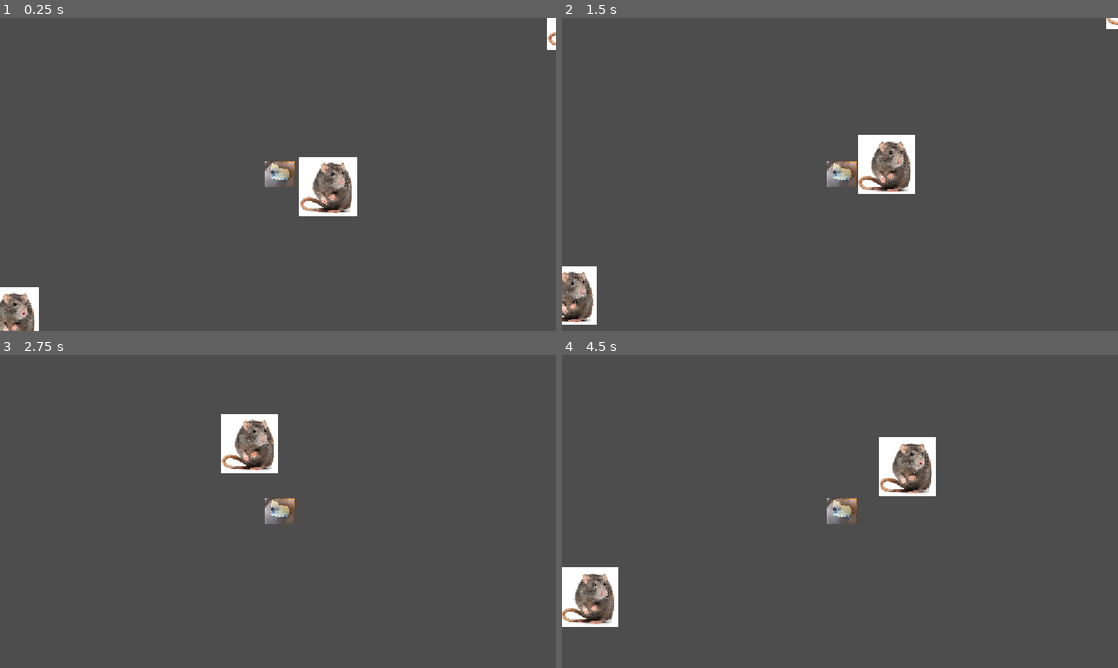
Above: before the commit, frames 1-4 (two rows, left to right).
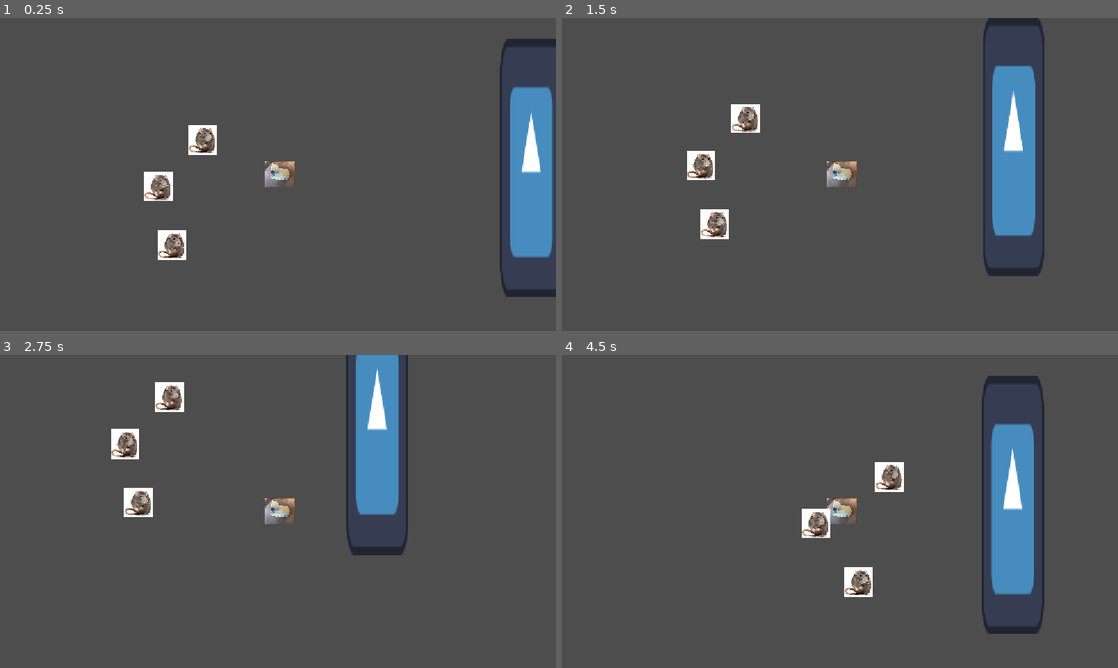
Above: after the commit, the same moments.

Repository: HargreavesJ04/TheBigCheese
Game: Godot game, scene res://Scenes/node_2d.tscn
The game is run twice, just before and just after one commit, with the same random seed, the same clock (stepped at 60 frames per second) and the same inputs. The engine's default icon, where the game draws it, is replaced by a stand-in: a white triangle on a blue panel in a dark square.
Inputs:
- Up to frame 1 (0.25 s): no input
- Up to frame 2 (1.5 s): hold Right (ui_right) 0.53-1.28 s; hold Down (ui_down) from 1.28 s (still down)
- Up to frame 3 (2.75 s): release Down (ui_down) at 2.03 s; hold Right (ui_right) from 2.03 s (still down)
- Up to frame 4 (4.5 s): release Right (ui_right) at 2.78 s; hold Up (ui_up) 2.78-3.53 s; hold Left (ui_left) from 3.53 s (still down)

The runs differ from the first frame. In frame 1, 9.1% of the frame differs, in the area x 0-100%, y 0-100%; in frame 2, 9.4%; in frame 3, 7.8%; in frame 4, 9.9%, in the area x 0-87%, y 6-90%.

Commit message:
rat stuff

Diff:
--- a/the-big-cheese/Scenes/RatFlockingJH.gd
+++ b/the-big-cheese/Scenes/RatFlockingJH.gd
@@ -5,15 +5,22 @@
 var VolX: float
 var VolY: float
 
+var speed = 500;
+var direction = Vector2.RIGHT
+var moveRight = true
 
-@onready var boids: Array = get_tree().get_nodes_in_group("Boids")
+
+@onready var boids: Array = get_tree().get_nodes_in_group("Boids") #
 @onready var cheese = "../Player"
+@onready var RatBody = $CharacterBody2D
 
 func _ready() -> void:
-
+	pass
 	for boid in boids:
 		if boid != self:
 			print(boid.global_position)
+
+
 
 func separation() -> void:
 	pass
@@ -26,4 +33,12 @@
 
 func _process(delta: float) -> void:
 
-	pass
+	if moveRight == true:
+		position += direction * speed * delta
+	if moveRight == false:
+		position -= direction * speed * delta
+
+func _on_area_2d_body_entered(body: Node2D) -> void:
+	if body.is_in_group("Walls"):
+		moveRight = false
+		print("rat hit")
--- a/the-big-cheese/Scenes/node_2d.tscn
+++ b/the-big-cheese/Scenes/node_2d.tscn
@@ -2,17 +2,27 @@
 
 [ext_resource type="PackedScene" uid="uid://drn125ufkejw2" path="res://Scenes/player.tscn" id="1_j2wod"]
 [ext_resource type="PackedScene" uid="uid://c0i7g8mv1j58h" path="res://Scenes/rat.tscn" id="2_v1qfn"]
+[ext_resource type="PackedScene" uid="uid://dmaeam27kvki1" path="res://Scenes/wall.tscn" id="3_hh5uf"]
 
 [node name="Node2D" type="Node2D" unique_id=36394845]
+position = Vector2(-147, 41)
 
-[node name="Player" parent="." unique_id=576139313 instance=ExtResource("1_j2wod")]
-position = Vector2(417, 211)
+[node name="Player" parent="." unique_id=576139313 groups=["Walls"] instance=ExtResource("1_j2wod")]
+position = Vector2(1189, 131)
 
 [node name="Rat" parent="." unique_id=1674442989 instance=ExtResource("2_v1qfn")]
-position = Vector2(934, 332)
+position = Vector2(-177, 256)
 
 [node name="Rat3" parent="." unique_id=460292245 instance=ExtResource("2_v1qfn")]
-position = Vector2(-2357, 1681)
+position = Vector2(285, -229)
 
 [node name="Rat4" parent="." unique_id=825203959 instance=ExtResource("2_v1qfn")]
-position = Vector2(3504, -1380)
+position = Vector2(-34, 861)
+
+[node name="Area2D2" parent="." unique_id=908270881 instance=ExtResource("3_hh5uf")]
+position = Vector2(-2553.0005, -20)
+scale = Vector2(5, 9)
+
+[node name="Area2D" parent="." unique_id=1539395591 instance=ExtResource("3_hh5uf")]
+position = Vector2(3812, -63.000015)
+scale = Vector2(5, 9.455)
--- a/the-big-cheese/Scenes/player.tscn
+++ b/the-big-cheese/Scenes/player.tscn
@@ -4,13 +4,16 @@
 [ext_resource type="Texture2D" uid="uid://cexsih5untln3" path="res://Assets/Icon/moldy-cheese-scaled.jpeg" id="2_onrkg"]
 
 [sub_resource type="RectangleShape2D" id="RectangleShape2D_onrkg"]
-size = Vector2(338, 303)
+size = Vector2(155, 147)
 
-[node name="Player" type="CharacterBody2D" unique_id=576139313]
+[sub_resource type="RectangleShape2D" id="RectangleShape2D_gi1d0"]
+size = Vector2(319, 285)
+
+[node name="Player" type="CharacterBody2D" unique_id=576139313 groups=["Player"]]
 script = ExtResource("1_4flbx")
 
 [node name="CollisionShape2D" type="CollisionShape2D" parent="." unique_id=736428677]
-position = Vector2(12, -6.5)
+position = Vector2(-2.5, 4.5)
 shape = SubResource("RectangleShape2D_onrkg")
 
 [node name="Sprite2D" type="Sprite2D" parent="." unique_id=1971376179]
@@ -20,3 +23,11 @@
 
 [node name="Camera2D" type="Camera2D" parent="." unique_id=1296481429]
 zoom = Vector2(0.2, 0.2)
+
+[node name="Area2D" type="Area2D" parent="." unique_id=175817621]
+
+[node name="CollisionShape2D" type="CollisionShape2D" parent="Area2D" unique_id=906873854]
+position = Vector2(18.5, -6.5)
+shape = SubResource("RectangleShape2D_gi1d0")
+
+[connection signal="body_entered" from="Area2D" to="." method="_on_area_2d_body_entered"]
--- a/the-big-cheese/Scenes/rat.tscn
+++ b/the-big-cheese/Scenes/rat.tscn
@@ -4,16 +4,29 @@
 [ext_resource type="Script" uid="uid://b0lwqp5tkxb3h" path="res://Scenes/RatFlockingJH.gd" id="1_p0vde"]
 
 [sub_resource type="RectangleShape2D" id="RectangleShape2D_gi1d0"]
-size = Vector2(595, 611)
+size = Vector2(614, 626)
+
+[sub_resource type="RectangleShape2D" id="RectangleShape2D_t7va1"]
+size = Vector2(308, 317)
 
 [node name="Rat" type="Node2D" unique_id=1674442989 groups=["Boids"]]
 script = ExtResource("1_p0vde")
 
 [node name="Sprite2D" type="Sprite2D" parent="." unique_id=1070686701]
+scale = Vector2(0.5, 0.5)
 texture = ExtResource("1_f5n7k")
 
 [node name="CharacterBody2D" type="CharacterBody2D" parent="." unique_id=1090436167]
+scale = Vector2(0.5, 0.5)
 
 [node name="CollisionShape2D" type="CollisionShape2D" parent="CharacterBody2D" unique_id=1934953997]
-position = Vector2(0.5, 0.5)
+position = Vector2(-1, 1)
 shape = SubResource("RectangleShape2D_gi1d0")
+
+[node name="Area2D" type="Area2D" parent="." unique_id=963101261]
+
+[node name="CollisionShape2D" type="CollisionShape2D" parent="Area2D" unique_id=1014503807]
+position = Vector2(-1, -1.5)
+shape = SubResource("RectangleShape2D_t7va1")
+
+[connection signal="body_entered" from="Area2D" to="." method="_on_area_2d_body_entered"]
--- /dev/null
+++ b/the-big-cheese/Scenes/wall.tscn
@@ -0,0 +1,17 @@
+[gd_scene format=3 uid="uid://dmaeam27kvki1"]
+
+[ext_resource type="Texture2D" uid="uid://dluj4ibc1bffv" path="res://icon.svg" id="1_d155t"]
+
+[sub_resource type="RectangleShape2D" id="RectangleShape2D_gi1d0"]
+size = Vector2(129, 284)
+
+[node name="Area2D" type="Area2D" unique_id=908270881 groups=["Walls"]]
+
+[node name="CollisionShape2D" type="CollisionShape2D" parent="." unique_id=782228625]
+position = Vector2(-1.5, 13)
+shape = SubResource("RectangleShape2D_gi1d0")
+
+[node name="Sprite2D" type="Sprite2D" parent="." unique_id=1314702620]
+position = Vector2(0, 13.500004)
+scale = Vector2(1, 2.2109375)
+texture = ExtResource("1_d155t")
--- a/the-big-cheese/Scripts/playerJH.gd
+++ b/the-big-cheese/Scripts/playerJH.gd
@@ -2,6 +2,7 @@
 
 const SPEED = 1100.0
 
+signal hit
 
 func _physics_process(delta: float) -> void:
 
@@ -21,3 +22,6 @@
 
 
 	move_and_slide()
+
+func _on_area_2d_body_entered(body) -> void:
+	print("something")
--- a/the-big-cheese/project.godot
+++ b/the-big-cheese/project.godot
@@ -24,6 +24,8 @@
 [global_group]
 
 Boids="The rats baby"
+Walls="like clash of clans "
+Player=""
 
 [input]
 
